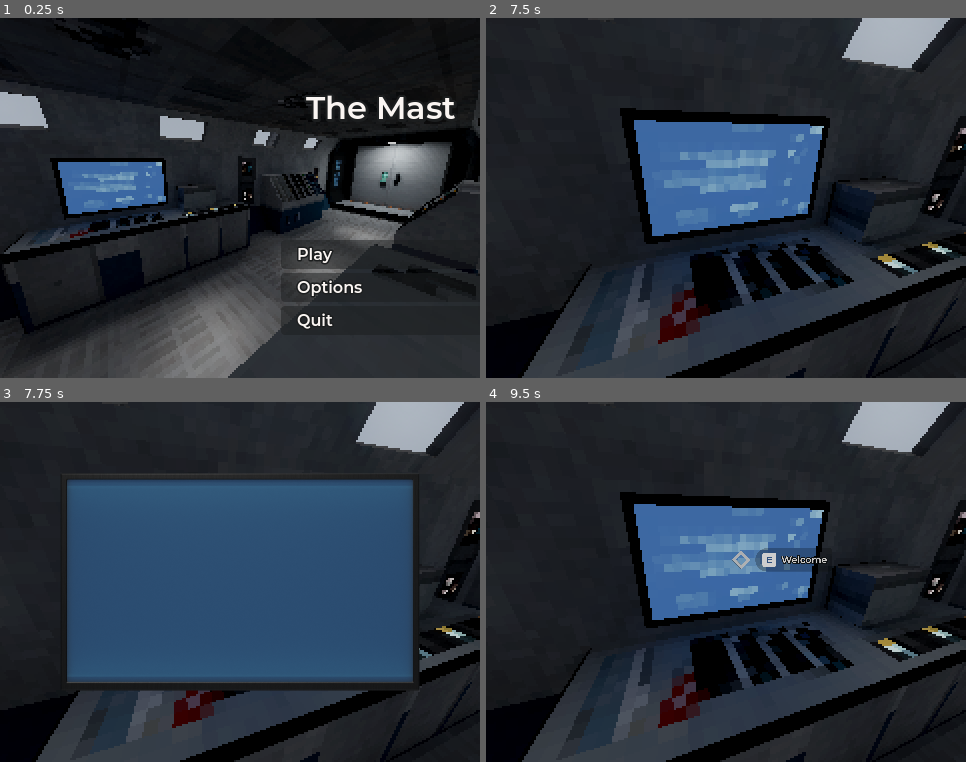
Above: before the commit, frames 1-4 (two rows, left to right).
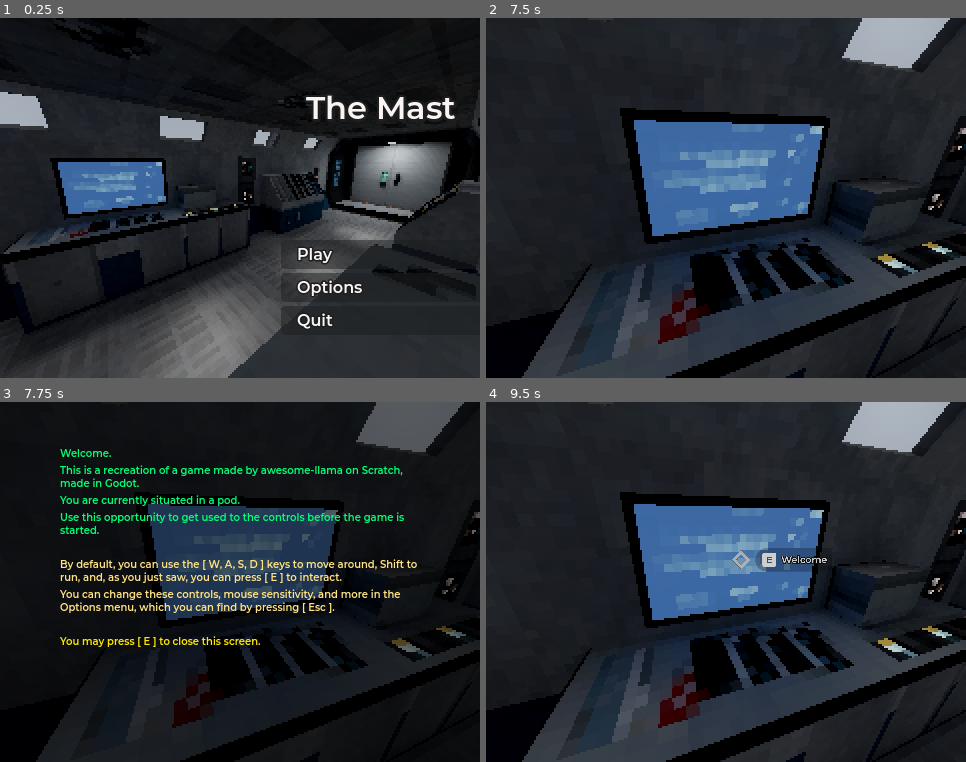
Above: after the commit, the same moments.

Repository: Jeliciousz/the-mast
Game: Godot game, scene res://scenes/regions/pod_region.tscn
Same seed, same stepped clock (60 frames per second), same inputs: the game is played once before the commit and once after it. Sound files missing from this copy of the repository are replaced by a short silence.
Inputs (mouse positions are in pixels of both pictures, inside the frame that each line leads up to):
- Up to frame 1 (0.25 s): no input
- Up to frame 2 (7.5 s): tap Enter at 0.5 s; move the mouse to (702, 270) at 0.52 s; hold E (interact) 0.53-1.28 s; hold W (move_forward) 0.53-2.78 s; click (702, 270) at 0.67 s; tap Shift (run) at 0.8, 1.35, 2.3, 5.85 s; tap Space at 1.25 s; move the mouse to (870, 252) at 1.27 s; click (870, 252) at 1.42 s; tap E (interact) every 1.5 s from 1.55 to 6.05 s; move the mouse to (687, 194) at 2.02 s; hold E (interact) 2.03-2.78 s; click (687, 194) at 2.17 s; move the mouse to (730, 198) at 2.77 s; hold A (move_left) 2.78-3.53 s; tap Down (look_down) at 2.85 s; click (730, 198) at 2.92 s; move the mouse to (706, 190) at 3.52 s; hold Shift (run) 3.53-4.28 s; hold W (move_forward) 3.53-5.78 s; tap Left (look_left) at 3.6 s; click (706, 190) at 3.67 s; move the mouse to (750, 198) at 4.27 s; tap Right (look_right) at 4.35 s; click (750, 198) at 4.42 s; move the mouse to (702, 198) at 5.02 s; hold Shift (run) 5.03-5.78 s; tap Up (look_up) at 5.1 s; click (702, 198) at 5.17 s; move the mouse to (735, 190) at 5.77 s; hold D (move_right) 5.78-6.53 s; click (735, 190) at 5.92 s; move the mouse to (721, 205) at 6.52 s; hold Shift (run) 6.53-7.28 s; hold W (move_forward) from 6.53 s (still down); tap 0 at 6.6 s; click (721, 205) at 6.67 s; move the mouse to (764, 201) at 7.27 s; tap 1 at 7.35 s; click (764, 201) at 7.42 s
- Up to frame 3 (7.75 s): keep holding W (move_forward); tap E (interact) at 7.55 s
- Up to frame 4 (9.5 s): tap Enter at 8 s; move the mouse to (582, 528) at 8.02 s; release W (move_forward) at 8.03 s; hold S (move_back) 8.03-8.78 s; hold Shift (run) 8.03-8.78 s; tap 2 at 8.1 s; click (582, 528) at 8.17 s; tap Space at 8.75 s; move the mouse to (750, 582) at 8.77 s; hold A (move_left) from 8.78 s (still down); tap 3 at 8.85 s; click (750, 582) at 8.92 s; tap E (interact) at 9.05 s

Frames 1-2 are identical in both runs. In frame 3, 54% of the frame differs, in the area x 7-100%, y 0-100%; in frame 4, nothing differs.

Commit message:
implement welcome screen

Diff:
--- a/scenes/ui/welcome_screen_ui.tscn
+++ b/scenes/ui/welcome_screen_ui.tscn
@@ -2,8 +2,10 @@
 
 [ext_resource type="Theme" uid="uid://dbrjgfehw4dbl" path="res://themes/main_1x.tres" id="1_7n36r"]
 [ext_resource type="Script" uid="uid://cmq6j4nbgdtl6" path="res://scripts/ui/welcome_screen_ui.gd" id="1_e0plf"]
-[ext_resource type="Texture2D" uid="uid://dgn0b6fccyp13" path="res://assets/textures/monitor.png" id="2_5y1tx"]
 [ext_resource type="Script" uid="uid://c8wab4ohpiqg7" path="res://scripts/ui/ui_scaler.gd" id="3_7n36r"]
+
+[sub_resource type="StyleBoxFlat" id="StyleBoxFlat_7n36r"]
+bg_color = Color(0, 0, 0, 0.5019608)
 
 [node name="welcome_screen_ui" type="Control" unique_id=1163578512]
 z_index = 1
@@ -13,12 +15,22 @@
 anchor_bottom = 1.0
 grow_horizontal = 2
 grow_vertical = 2
-mouse_filter = 1
+mouse_filter = 2
 theme = ExtResource("1_7n36r")
 script = ExtResource("1_e0plf")
 
 [node name="ui_scaler" type="Node" parent="." unique_id=1396442524]
 script = ExtResource("3_7n36r")
+
+[node name="background" type="Panel" parent="." unique_id=132653808]
+layout_mode = 1
+anchors_preset = 15
+anchor_right = 1.0
+anchor_bottom = 1.0
+grow_horizontal = 2
+grow_vertical = 2
+mouse_filter = 2
+theme_override_styles/panel = SubResource("StyleBoxFlat_7n36r")
 
 [node name="horizontal_padding" type="HBoxContainer" parent="." unique_id=1169213168]
 layout_mode = 1
@@ -27,6 +39,7 @@
 anchor_bottom = 1.0
 grow_horizontal = 2
 grow_vertical = 2
+mouse_filter = 2
 theme_override_constants/separation = 0
 
 [node name="left_padding" type="Control" parent="horizontal_padding" unique_id=169591445]
@@ -38,6 +51,7 @@
 layout_mode = 2
 size_flags_horizontal = 3
 size_flags_stretch_ratio = 6.0
+mouse_filter = 2
 theme_override_constants/separation = 0
 alignment = 1
 
@@ -47,14 +61,21 @@
 size_flags_vertical = 3
 mouse_filter = 2
 
-[node name="screen_texture" type="TextureRect" parent="horizontal_padding/vertical_padding" unique_id=1592527122]
+[node name="welcome_text" type="RichTextLabel" parent="horizontal_padding/vertical_padding" unique_id=907575844]
 layout_mode = 2
-size_flags_horizontal = 3
+size_flags_vertical = 3
 size_flags_stretch_ratio = 5.95
-mouse_filter = 0
-texture = ExtResource("2_5y1tx")
-expand_mode = 5
-stretch_mode = 5
+theme_type_variation = &"DocumentTextLabel"
+bbcode_enabled = true
+text = "Welcome.
+This is a recreation of a game made by awesome-llama on Scratch, made in Godot.
+You are currently situated in a pod.
+Use this opportunity to get used to the controls before the game is started.
+
+[color=#ffe283]By default, you can use the [ W, A, S, D ] keys to move around, Shift to run, and, as you just saw, you can press [ E ] to interact.
+You can change these controls, mouse sensitivity, and more in the Options menu, which you can find by pressing [ Esc ].[/color]
+
+[color=#ffe900]You may press [ E ] to close this screen.[/color]"
 
 [node name="bottom_padding" type="Control" parent="horizontal_padding/vertical_padding" unique_id=337847871]
 layout_mode = 2
--- a/themes/main_0.75x.tres
+++ b/themes/main_0.75x.tres
@@ -317,6 +317,16 @@
 Button/styles/hover = SubResource("StyleBoxFlat_uy1wb")
 Button/styles/normal = SubResource("StyleBoxFlat_b2i0u")
 Button/styles/pressed = SubResource("StyleBoxFlat_5ygjn")
+DocumentTextLabel/base_type = &"RichTextLabel"
+DocumentTextLabel/colors/default_color = Color(0, 1, 0.4627451, 1)
+DocumentTextLabel/colors/font_shadow_color = Color(0, 0, 0, 0)
+DocumentTextLabel/constants/line_separation = 0
+DocumentTextLabel/constants/outline_size = 0
+DocumentTextLabel/constants/paragraph_separation = 3
+DocumentTextLabel/constants/shadow_offset_x = 0
+DocumentTextLabel/constants/shadow_offset_y = 0
+DocumentTextLabel/constants/shadow_outline_size = 0
+DocumentTextLabel/font_sizes/normal_font_size = 8
 ExpandOnHoverButton/base_type = &"Button"
 ExpandOnHoverButton/styles/disabled = SubResource("StyleBoxFlat_1cx1w")
 ExpandOnHoverButton/styles/focus = SubResource("StyleBoxFlat_gqsuq")
--- a/themes/main_1x.tres
+++ b/themes/main_1x.tres
@@ -317,6 +317,16 @@
 Button/styles/hover = SubResource("StyleBoxFlat_uy1wb")
 Button/styles/normal = SubResource("StyleBoxFlat_b2i0u")
 Button/styles/pressed = SubResource("StyleBoxFlat_5ygjn")
+DocumentTextLabel/base_type = &"RichTextLabel"
+DocumentTextLabel/colors/default_color = Color(0, 1, 0.4627451, 1)
+DocumentTextLabel/colors/font_shadow_color = Color(0, 0, 0, 0)
+DocumentTextLabel/constants/line_separation = 0
+DocumentTextLabel/constants/outline_size = 0
+DocumentTextLabel/constants/paragraph_separation = 4
+DocumentTextLabel/constants/shadow_offset_x = 0
+DocumentTextLabel/constants/shadow_offset_y = 0
+DocumentTextLabel/constants/shadow_outline_size = 0
+DocumentTextLabel/font_sizes/normal_font_size = 10
 ExpandOnHoverButton/base_type = &"Button"
 ExpandOnHoverButton/styles/disabled = SubResource("StyleBoxFlat_1cx1w")
 ExpandOnHoverButton/styles/focus = SubResource("StyleBoxFlat_gqsuq")
--- a/themes/main_2x.tres
+++ b/themes/main_2x.tres
@@ -321,6 +321,16 @@
 Button/styles/hover = SubResource("StyleBoxFlat_uy1wb")
 Button/styles/normal = SubResource("StyleBoxFlat_b2i0u")
 Button/styles/pressed = SubResource("StyleBoxFlat_5ygjn")
+DocumentTextLabel/base_type = &"RichTextLabel"
+DocumentTextLabel/colors/default_color = Color(0, 1, 0.4627451, 1)
+DocumentTextLabel/colors/font_shadow_color = Color(0, 0, 0, 0)
+DocumentTextLabel/constants/line_separation = 0
+DocumentTextLabel/constants/outline_size = 0
+DocumentTextLabel/constants/paragraph_separation = 8
+DocumentTextLabel/constants/shadow_offset_x = 0
+DocumentTextLabel/constants/shadow_offset_y = 0
+DocumentTextLabel/constants/shadow_outline_size = 0
+DocumentTextLabel/font_sizes/normal_font_size = 20
 ExpandOnHoverButton/base_type = &"Button"
 ExpandOnHoverButton/styles/disabled = SubResource("StyleBoxFlat_1cx1w")
 ExpandOnHoverButton/styles/focus = SubResource("StyleBoxFlat_gqsuq")
--- a/themes/main_3x.tres
+++ b/themes/main_3x.tres
@@ -321,6 +321,16 @@
 Button/styles/hover = SubResource("StyleBoxFlat_uy1wb")
 Button/styles/normal = SubResource("StyleBoxFlat_b2i0u")
 Button/styles/pressed = SubResource("StyleBoxFlat_5ygjn")
+DocumentTextLabel/base_type = &"RichTextLabel"
+DocumentTextLabel/colors/default_color = Color(0, 1, 0.4627451, 1)
+DocumentTextLabel/colors/font_shadow_color = Color(0, 0, 0, 0)
+DocumentTextLabel/constants/line_separation = 0
+DocumentTextLabel/constants/outline_size = 0
+DocumentTextLabel/constants/paragraph_separation = 12
+DocumentTextLabel/constants/shadow_offset_x = 0
+DocumentTextLabel/constants/shadow_offset_y = 0
+DocumentTextLabel/constants/shadow_outline_size = 0
+DocumentTextLabel/font_sizes/normal_font_size = 30
 ExpandOnHoverButton/base_type = &"Button"
 ExpandOnHoverButton/styles/disabled = SubResource("StyleBoxFlat_1cx1w")
 ExpandOnHoverButton/styles/focus = SubResource("StyleBoxFlat_gqsuq")
--- a/themes/main_4x.tres
+++ b/themes/main_4x.tres
@@ -321,6 +321,16 @@
 Button/styles/hover = SubResource("StyleBoxFlat_uy1wb")
 Button/styles/normal = SubResource("StyleBoxFlat_b2i0u")
 Button/styles/pressed = SubResource("StyleBoxFlat_5ygjn")
+DocumentTextLabel/base_type = &"RichTextLabel"
+DocumentTextLabel/colors/default_color = Color(0, 1, 0.4627451, 1)
+DocumentTextLabel/colors/font_shadow_color = Color(0, 0, 0, 0)
+DocumentTextLabel/constants/line_separation = 0
+DocumentTextLabel/constants/outline_size = 0
+DocumentTextLabel/constants/paragraph_separation = 16
+DocumentTextLabel/constants/shadow_offset_x = 0
+DocumentTextLabel/constants/shadow_offset_y = 0
+DocumentTextLabel/constants/shadow_outline_size = 0
+DocumentTextLabel/font_sizes/normal_font_size = 40
 ExpandOnHoverButton/base_type = &"Button"
 ExpandOnHoverButton/styles/disabled = SubResource("StyleBoxFlat_1cx1w")
 ExpandOnHoverButton/styles/focus = SubResource("StyleBoxFlat_gqsuq")
Not shown, changed: todo.md
